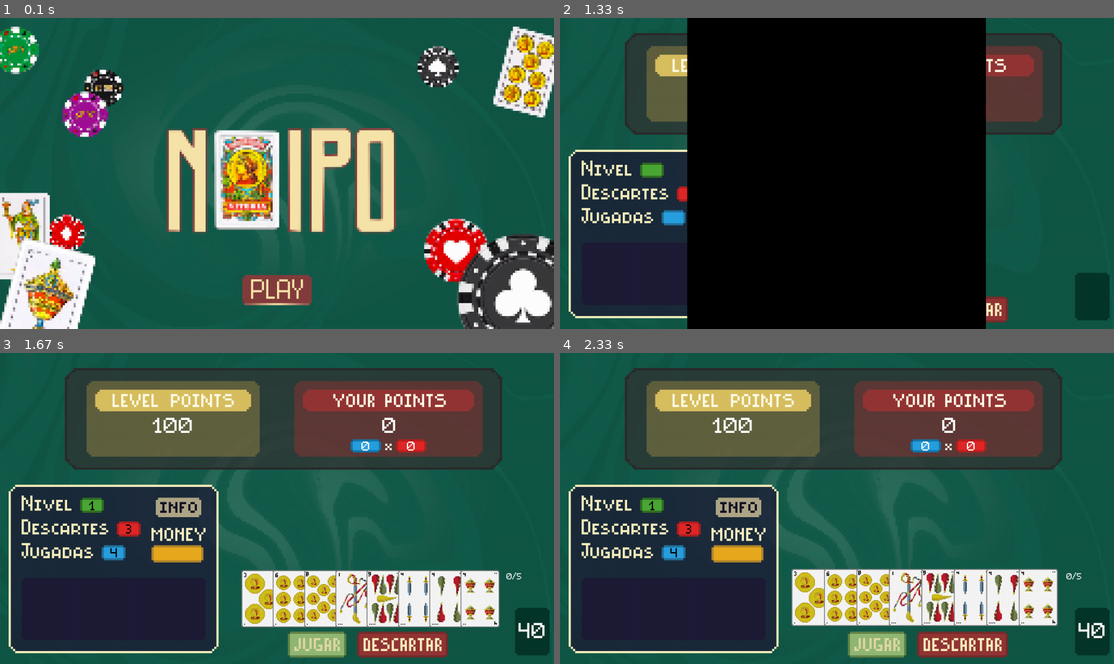
Above: before the commit, frames 1-4 (two rows, left to right).
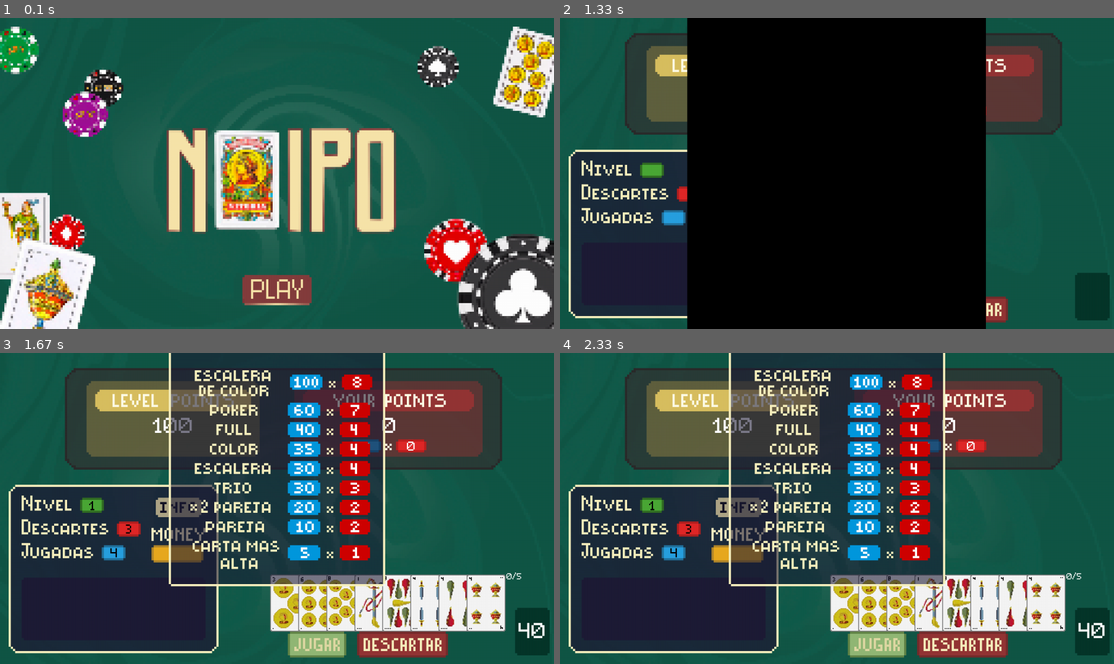
Above: after the commit, the same moments.

Repository: Hsandin7/Practica-TPA
Game: pygame game, started from main.py
Same seed, same stepped clock (60 frames per second), same inputs: the game is played once before the commit and once after it.
Inputs (mouse positions are in pixels of both pictures, inside the frame that each line leads up to):
- Up to frame 1 (0.1 s): no input
- Up to frame 2 (1.33 s): click (837, 288) at 0.38 s; click (665, 245) at 1.22 s
- Up to frame 3 (1.67 s): click (177, 508) at 1.55 s
- Up to frame 4 (2.33 s): no input

Frames 1-2 are identical in both runs. In frame 3, 30% of the frame differs, in the area x 30-92%, y 0-90%; in frame 4, 30%.

Commit message:
funcionalidad pantalla de inicio

Diff:
--- a/Clases/juego.py
+++ b/Clases/juego.py
@@ -25,7 +25,9 @@
             pygame.image.load("Graficos/menu_salida.png"),          # 2: M Salida
             pygame.image.load("Graficos/menu_tienda.png"),          # 3: M Tienda
             pygame.image.load("Graficos/menu_guardado.png"),        # 4: M Guardado
-            pygame.image.load("Graficos/game_over.png")             # 5: P GAME OVER
+            pygame.image.load("Graficos/game_over.png"),            # 5: P GAME OVER
+            pygame.image.load("Graficos/pantalla_info.png")         # 6: P Info
+
         ]
 
     def cargar_botones(self):
@@ -107,8 +109,8 @@
         elif self.botones["descartar"].detectar_click(eventos):
             self.jugador.descartar_cartas("boton")
 
-        # if self.botones["info"].detectar_click(eventos):
-        #     self.pagina_actual = 6
+        elif self.botones["info"].detectar_click(eventos):
+            self.pagina_actual = 6
 
 
 
@@ -210,3 +212,9 @@
             self.pagina_actual = 0
             self.mostrar_fondo =  True
             self.reiniciar()
+
+    # Pagina Info
+    def mostrar_pantalla_info(self, screen):
+        if self.mostrar_fondo:                      # Muestra el fondo una sola vez
+            screen.blit(self.paginas[6], (0,0))
+            self.mostrar_fondo = False
--- a/main.py
+++ b/main.py
@@ -32,7 +32,7 @@
                     sys.exit()
                 case 1 | 4:                     # P Juego / M Guardado
                     juego.pagina_actual = 2         # -> M Salida
-                case 2 | 3:                     # M Salida / M Tienda
+                case 2 | 3 | 6:                     # M Salida / M Tienda
                     juego.pagina_actual = 1         # -> P Juego
                 case _:
                     pass
@@ -63,6 +63,9 @@
             case 5:
                 juego.mostrar_pagina_game_over(screen)
                 juego.actualizar_pagina_game_over(eventos)
+            case 6:
+                juego.mostrar_pantalla_info(screen)
+
 
         if Juego.transicion:
             transicion.iniciar(Juego.paginas_transicion[0],
